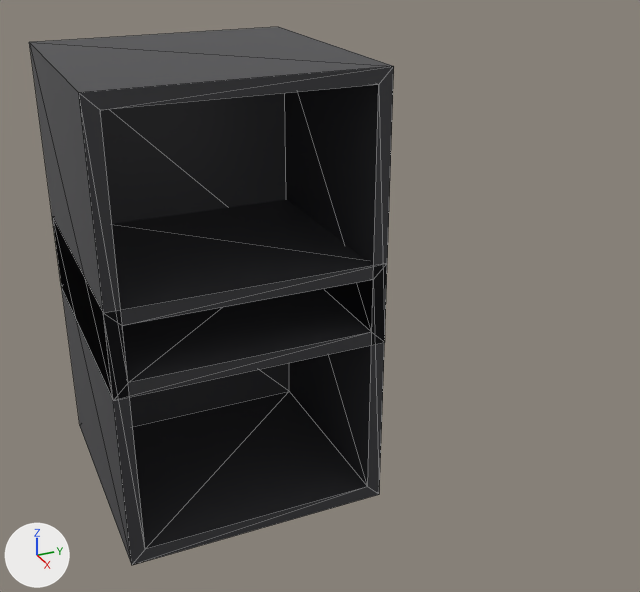
The glTF model public/models/event_pokal_regal.glb: old version first, new version second.
Rendered twice from a 50 mm lens placed at (-0.023, 0.616, 2.44), pointed at (-1.128, 1.113, 1.887). The axes (+X, +Y, +Z) are drawn at lower left. The lights are the same throughout. The older version comes first. Mesh edges are drawn as thin lines. Vertices at exactly the same position are counted once.

The first picture shows 'EventPokalRegal_v2'.
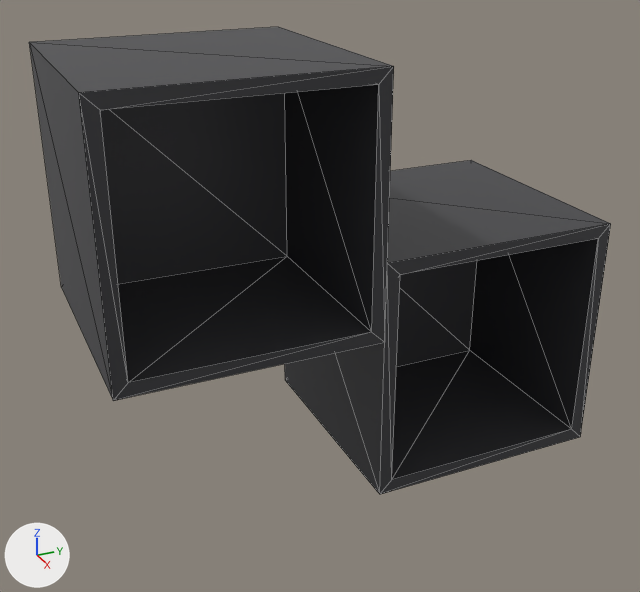
The newer file is also turned or shifted as a whole; pictures and numbers use the older file's frame.

Changed parts and their boxes (x1, y1, x2, y2) in the pictures (640 x 592 px; the box of a moved part takes in the faces that stretch with it):
'EventPokalRegal_v2', reshaped (59% wider, 13% shorter): before (29, 27, 394, 565); after (29, 27, 611, 494)
part 1 of me_cube_034, moved or reshaped: before (52, 199, 387, 565); after (285, 160, 611, 494)

What the commit changed:
me_cube_034 is used by ob_eventpokalregal_v2; location (0.0, 0.0, 0.0).
me_cube_034 had 32 vertices, 56 faces and spanned x -1.329..-0.961, y 0.766..1.134, z 1.632..2.251.
me_cube_034 now has 32 vertices, 56 faces and spans x -1.329..-0.961, y 0.766..1.502, z 1.632..2.251.
me_cube_034 part 1: the loose piece of 16 vertices spanning x -1.329..-0.961, y 0.766..1.134, z 1.632..1.999 is moved by (0.0, 0.368, 0.0).
